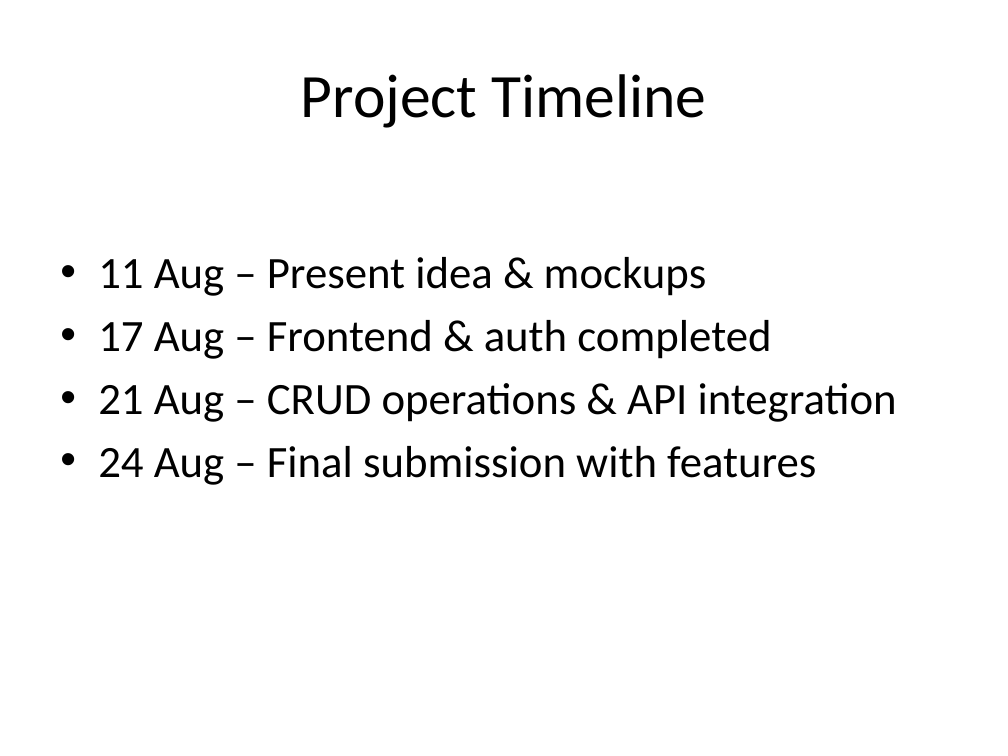
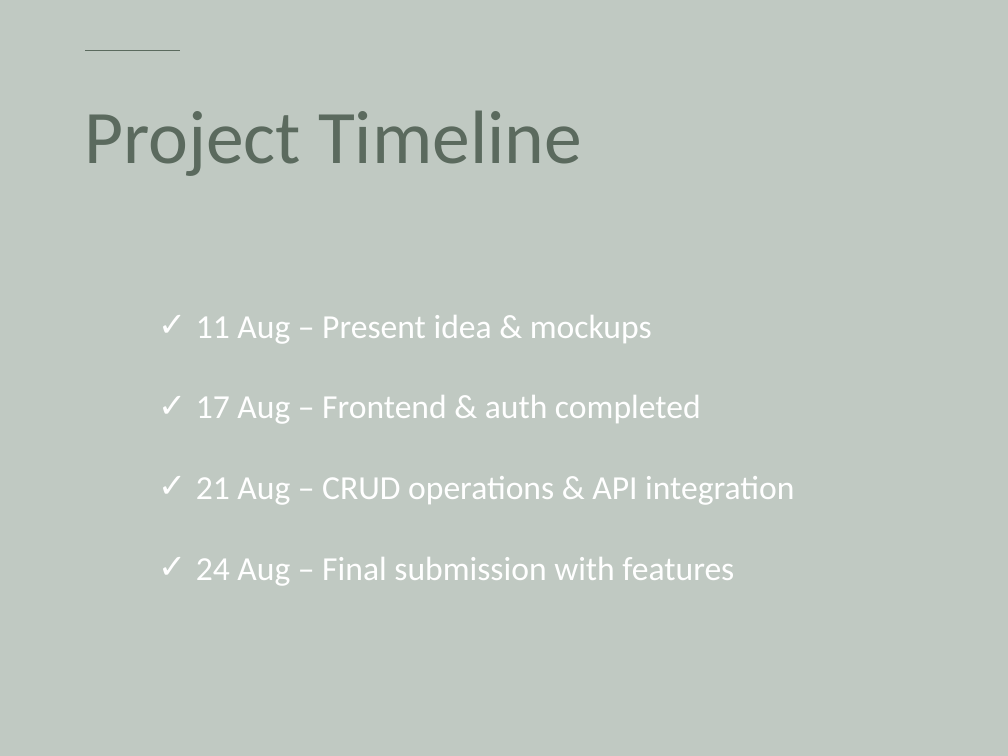
Before and after one commit to humairaaktershanti/instracore, a slide deck: slide 7 of InstaCore_Presentation_DiTech_Squad.pptx. Drawn at 1008x756 pixels with LibreOffice and Linux fonts; fonts in the diff are those of the drawing. Boxes give left, top, right and bottom in pixels: in the first picture for what was removed or moved away, otherwise in the second. Text is boxed around its words. In the diff, an @@ line names an element or a change of style, - is before the commit and + after.

```diff
--- a/InstaCore_Presentation_DiTech_Squad.pptx
+++ b/InstaCore_Presentation_DiTech_Squad.pptx
@@ background #FFFFFF to #C0C9C2 @@
@@ line added from (85, 50) to (179, 50), #5B6A5E 1.25 pt @@
@@ title "Project Timeline": place and size @@
-title "Project Timeline" at bbox=[301, 74, 706, 128]
+title "Project Timeline" at bbox=[84, 110, 582, 176]
@@ title "Project Timeline" at bbox=[84, 110, 582, 176]: size 44 to 54 pt, text colour #000000 to #5B6A5E; alignment centre to left; line spacing 1 to 0.9 @@
@@ text "11 Aug – Present idea ...": place and size @@
-text "11 Aug – Present idea ..." at bbox=[98, 257, 897, 485]
+text "11 Aug – Present idea ..." at bbox=[196, 315, 794, 586]
@@ text "11 Aug – Present idea ..." at bbox=[196, 315, 794, 586]: size 32 to 24 pt, text colour #000000 to #FFFFFF; bullet • to ✓; line spacing 1 to 2; less space between paragraphs @@
```
Also in this commit, not shown: 7 other slides changed, 6 slides added, 3 slides removed.
